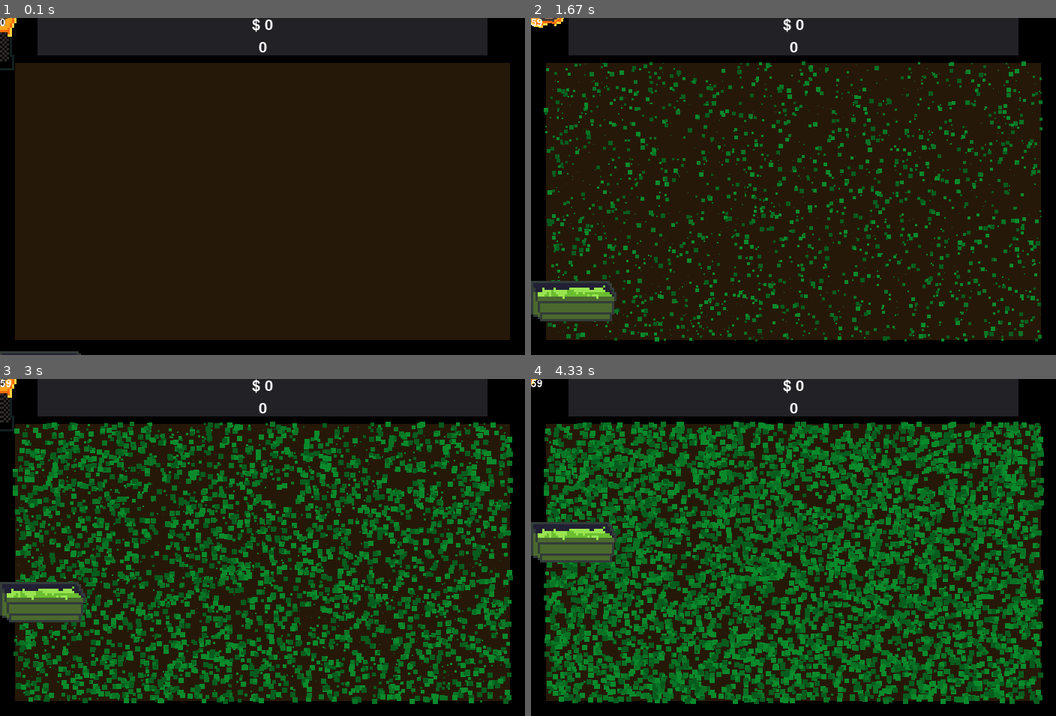
Above: before the commit, frames 1-4 (two rows, left to right).
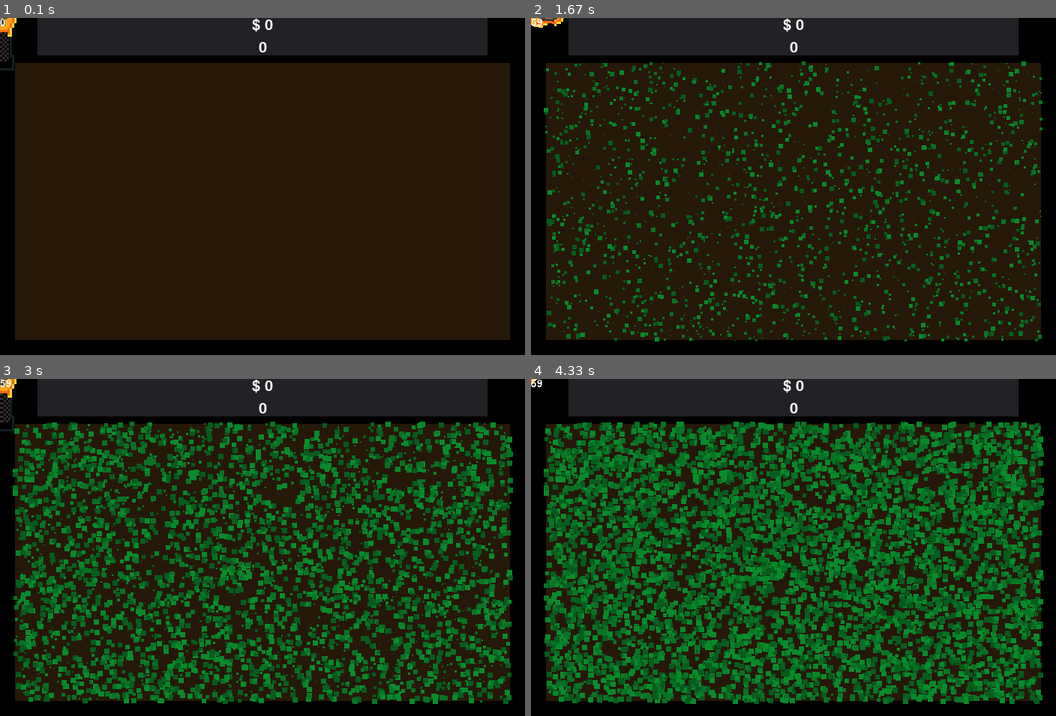
Above: after the commit, the same moments.

Repository: Acaippa/pygame-lawnmower
Game: pygame game, started from ver 0.2/main.py
The game is run twice, just before and just after one commit, with the same random seed, the same clock (stepped at 60 frames per second) and the same inputs.
Inputs (mouse positions are in pixels of both pictures, inside the frame that each line leads up to):
- Up to frame 1 (0.1 s): no input
- Up to frame 2 (1.67 s): hold Right 0.33-0.8 s; move the mouse to (772, 199) at 0.37 s; hold Up 0.83-1.13 s; hold Right 1.17-1.63 s
- Up to frame 3 (3 s): hold Left 1.67-2.2 s; hold Down 2.23-2.53 s; hold Left 2.57-2.97 s
- Up to frame 4 (4.33 s): hold Up 3-3.37 s; hold Right 3.4-4.03 s; hold Down from 4.07 s (still down)

The runs differ from the first frame. In frame 1, 0.2% of the frame differs, in the area x 0-16%, y 98-100%; in frame 2, 1.9%, in the area x 0-17%, y 78-90%; in frame 3, 1.9%; in frame 4, 1.9%.

Commit message:
Make the composter move up when you move the bag

Diff:
--- a/ver 0.2/levels/level_normal.py
+++ b/ver 0.2/levels/level_normal.py
@@ -23,9 +23,9 @@
 
 		self.ground.update(self.delta_time, self.test_mower)
 
+		self.composter.update(self.delta_time)
+
 		self.test_mower.update(self.delta_time)
-
-		self.composter.update(self.delta_time)
 
 		self.player_info.update(self.delta_time)
 
--- a/ver 0.2/modules/composter.py
+++ b/ver 0.2/modules/composter.py
@@ -12,15 +12,17 @@
 
 		self.pos = (0, self.display_surface.get_height())
 
-		self.velocity = 1
+		self.velocity = 100
 
 		self.mower = mower
 
 	def update(self, dt):
 		self.delta_time = dt
 
-		if self.mower.bag.attached_to_mower:
+		if not self.mower.bag.attached_to_mower:
 			self.show_self()
+		else:
+			self.hide_self()
 
 		self.draw()
 
@@ -28,5 +30,9 @@
 		self.display_surface.blit(self.image, self.pos)
 
 	def show_self(self):
-		if self.pos[1] > 0:
-			self.pos = self.pos[0], self.pos[1] - self.velocity
+		if self.pos[1] > self.display_surface.get_height() - self.image.get_height():
+			self.pos = self.pos[0], self.pos[1] - self.velocity * self.delta_time
+
+	def hide_self(self):
+		if self.pos[1] < self.display_surface.get_height():
+			self.pos = self.pos[0], self.pos[1] + self.velocity * self.delta_time
